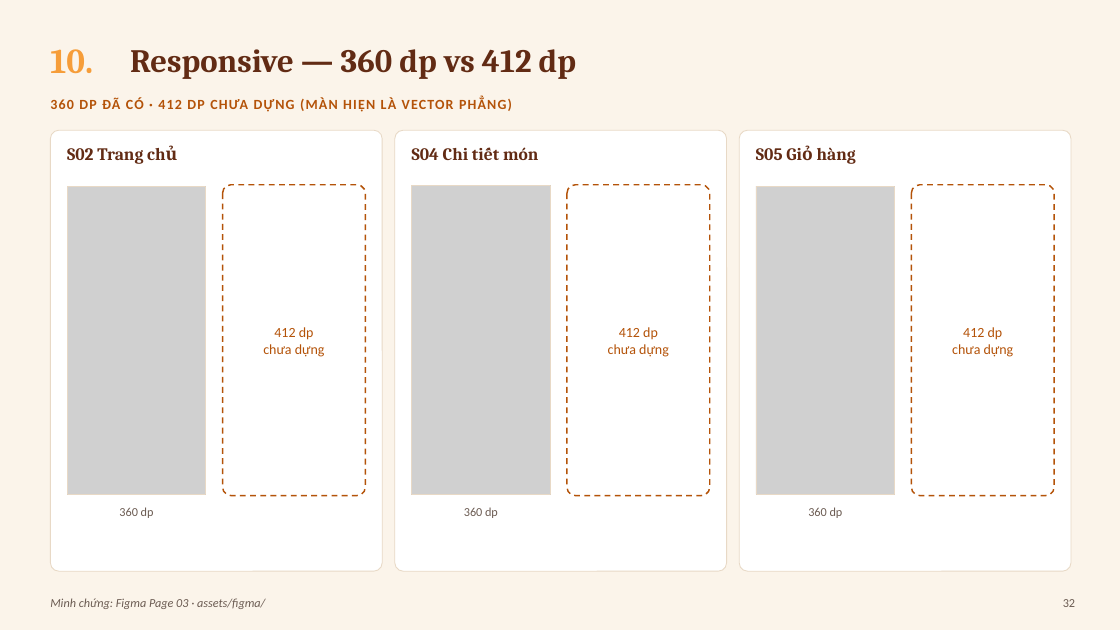
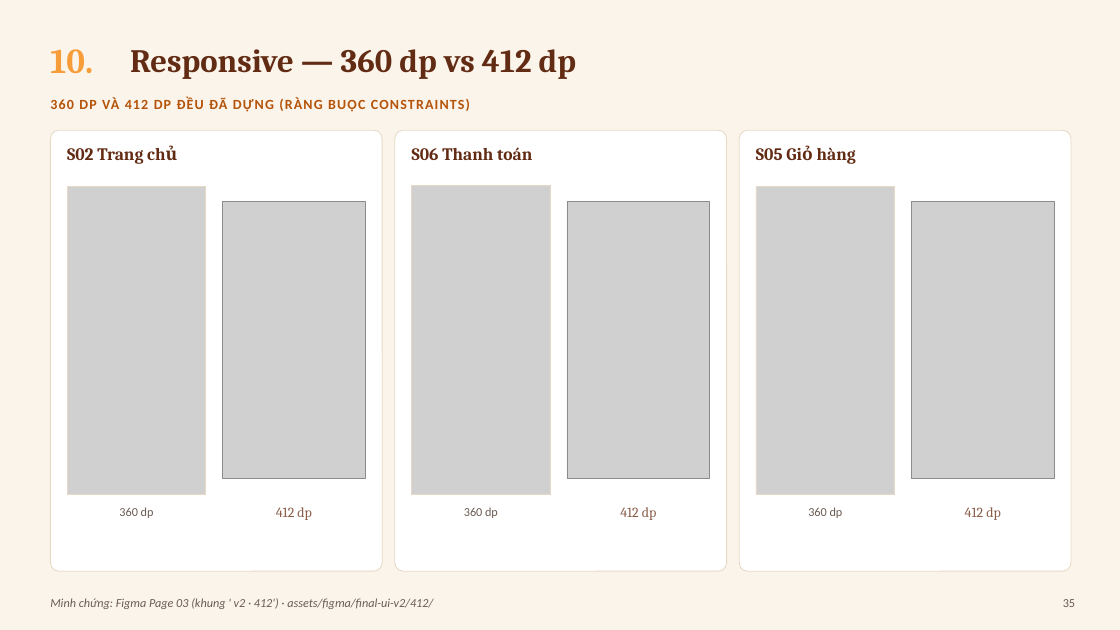
Before and after one commit to baonv0817/PRM323-Lab2-Group2, a slide deck: slide 35 of slides/BreakBite_Lab2_Presentation.pptx (slide 32 before the commit). Drawn at 1120x630 pixels with LibreOffice and Linux fonts; fonts in the diff are those of the drawing; grey boxes stand for pictures. Boxes give left, top, right and bottom in pixels: in the first picture for what was removed or moved away, otherwise in the second. Text is boxed around its words. In the diff, an @@ line names an element or a change of style, - is before the commit and + after.

```diff
--- a/slides/BreakBite_Lab2_Presentation.pptx
+++ b/slides/BreakBite_Lab2_Presentation.pptx
@@ text at [50,97,470,112]: text changed @@
-360 DP ĐÃ CÓ · 412 DP CHƯA DỰNG (MÀN HIỆN LÀ VECTOR PHẲNG)
+360 DP VÀ 412 DP ĐỀU ĐÃ DỰNG (RÀNG BUỘC CONSTRAINTS)
@@ text at [412,147,532,160]: text changed @@
-S04 Chi tiết món
+S06 Thanh toán
@@ rounded rectangle removed at [223,185,365,496] @@
@@ picture added at [223,202,365,479] @@
@@ rounded rectangle removed at [567,185,710,496] @@
@@ picture added at [567,202,710,479] @@
@@ rounded rectangle removed at [912,185,1054,496] @@
@@ picture added at [912,202,1054,479] @@
@@ text at [263,344,325,357]: paragraph removed @@
-chưa dựng
@@ text at [608,344,669,357]: paragraph removed @@
-chưa dựng
@@ text at [952,344,1014,357]: paragraph removed @@
-chưa dựng
@@ text "412 dp": place and size @@
-text "412 dp" at [263,327,325,357]
+text "412 dp" at [276,507,312,520]
@@ text "412 dp": place and size @@
-text "412 dp" at [608,327,669,357]
+text "412 dp" at [620,507,657,520]
@@ font Calibri to Cambria, text colour #B45309 to #8A5D48; vertical alignment middle to top in 3 elements at [276,507,312,520], [620,507,657,520], [965,507,1001,520] @@
@@ text "412 dp": place and size @@
-text "412 dp" at [952,327,1014,357]
+text "412 dp" at [965,507,1001,520]
@@ text at [50,598,433,609]: text changed @@
-Minh chứng: Figma Page 03 · assets/figma/
+Minh chứng: Figma Page 03 (khung ' v2 · 412') · assets/figma/final-ui-v2/412/
```
Also in this commit, not shown: 17 other slides changed, 4 slides added, 17 other files.
